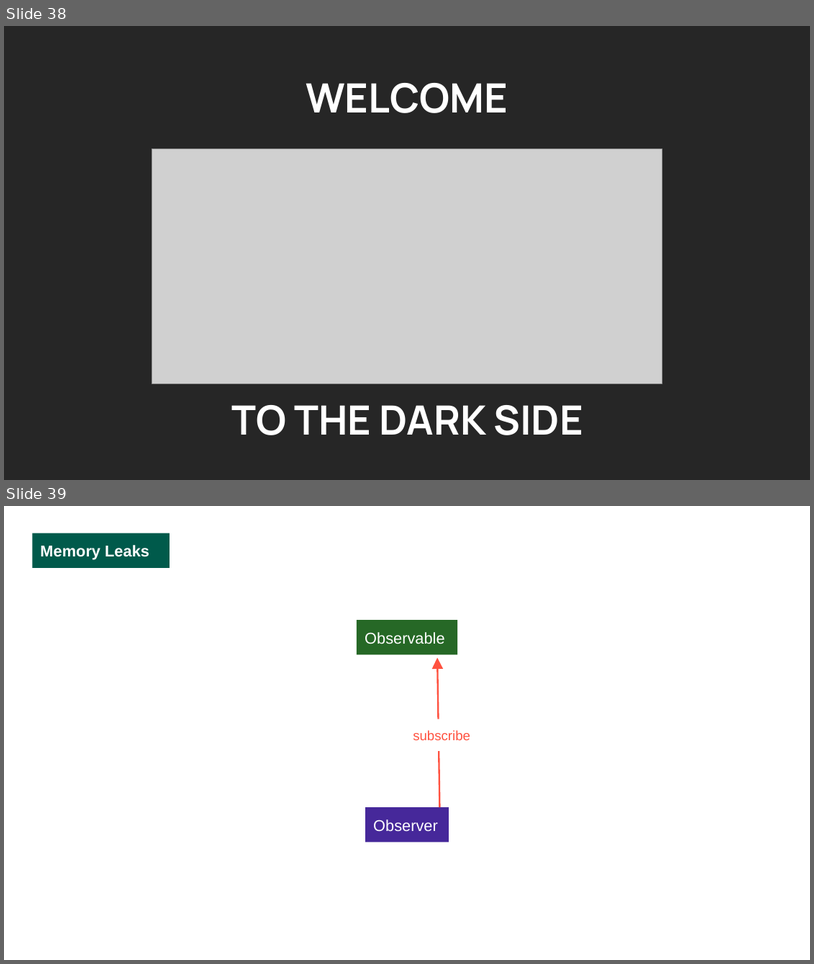
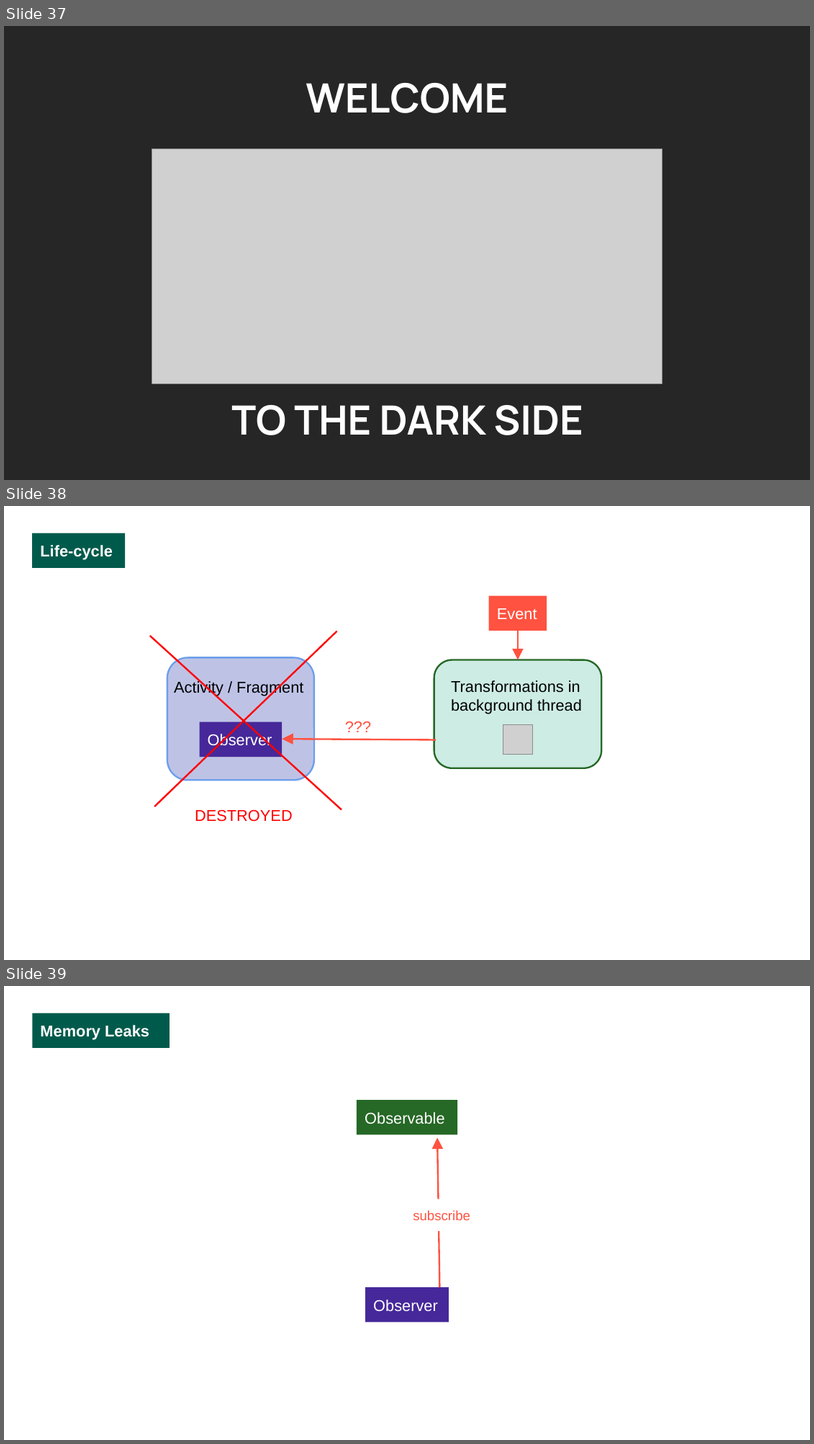
Before and after one commit to luciapayo/DroidconPresentation, a slide deck: Presentation/DroidconRx.potx.pptx. Shown one above the other, each under a label of ours: slides 38 and 39 before the commit, slides 37, 38 and 39 after it. The pictures are 814x964 and 814x1444 pixels, drawn with LibreOffice and Linux fonts; fonts in the diff are those of the drawing; grey boxes stand for pictures; background and template pictures are left out. Boxes give left, top, right and bottom in pixels: in the first picture for what was removed or moved away, otherwise in the second. Text is boxed around its words. In the diff, an @@ line names an element or a change of style, - is before the commit and + after.

Commit message:
Life-cycle

```diff
--- a/Presentation/DroidconRx.potx.pptx
+++ b/Presentation/DroidconRx.potx.pptx
@@ slide 38 added at box(4, 506, 810, 960), background picture (left out) @@
@@ rectangle added at box(32, 533, 125, 568), fill #005A4B, 14 pt, text #FFFFFF, bold @@
+Life-cycle
@@ rectangle added at box(489, 595, 548, 630), fill #FF5240, 14 pt, text #FFFFFF @@
+Event
@@ line added from (337, 631) to (154, 806), #FF0000 1.5 pt @@
@@ arrow added from (517, 630) to (517, 660), #FF5240 1.5 pt @@
@@ line added from (150, 636) to (342, 809), #FF0000 1.5 pt @@
@@ rounded rectangle added at box(167, 658, 314, 780), fill #BEC3E6, outline #6D9EEB 1.5 pt @@
@@ rounded rectangle added at box(435, 660, 602, 768), fill #CDECE4, outline #266826 1.5 pt @@
@@ text added at box(174, 680, 304, 696), 14 pt, text #000000 @@
+Activity / Fragment
@@ text added at box(451, 680, 582, 714), 14 pt, text #000000 @@
+Transformations in background thread
@@ text added at box(337, 709, 380, 740), 14 pt, text #FF5240 @@
+???
@@ rectangle added at box(199, 722, 281, 757), fill #46289A, 14 pt, text #FFFFFF @@
+Observer
@@ arrow added from (436, 740) to (282, 739), #FF5240 1.5 pt @@
@@ picture added at box(503, 725, 533, 754) @@
@@ text added at box(195, 809, 293, 821), 14 pt, text #FF0000 @@
+DESTROYED
@@ what was slide 38 is now slide 37 @@
```
Also in this commit, not shown: 1 slide changed, 1 slide removed, 1 other file.
